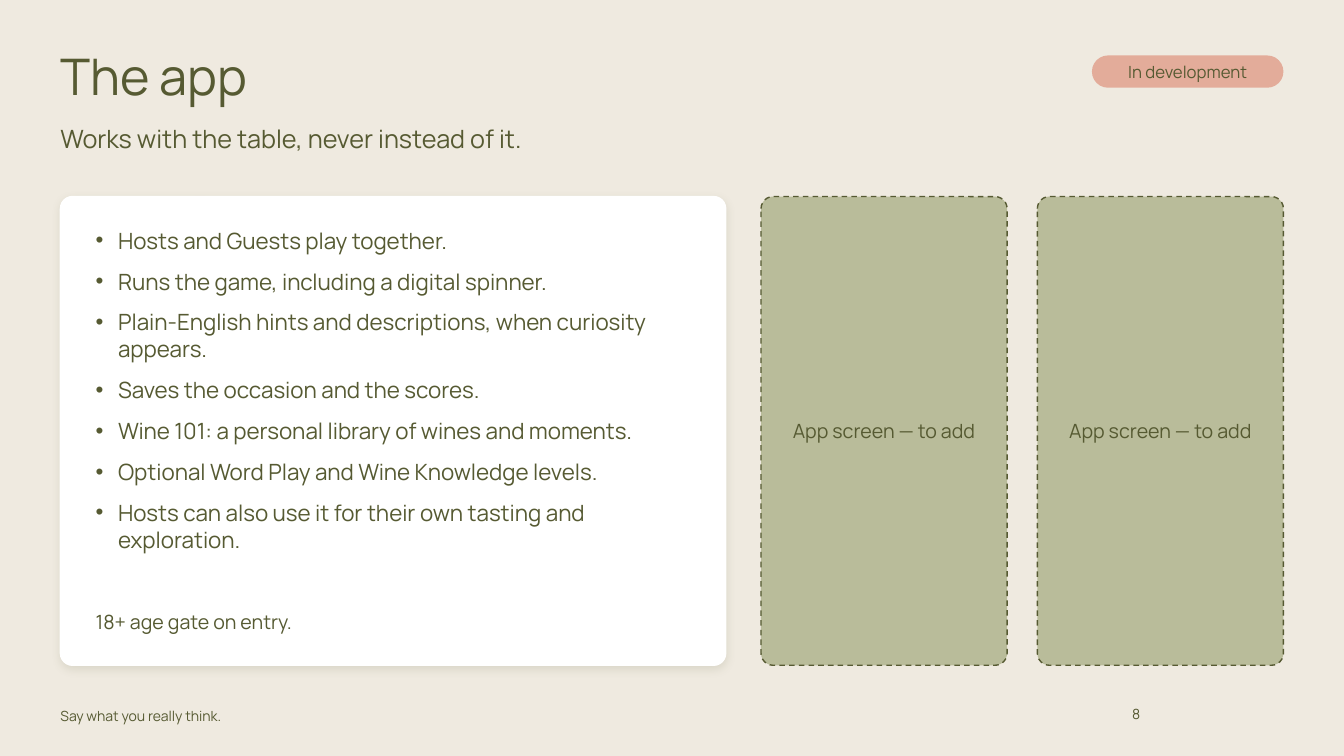
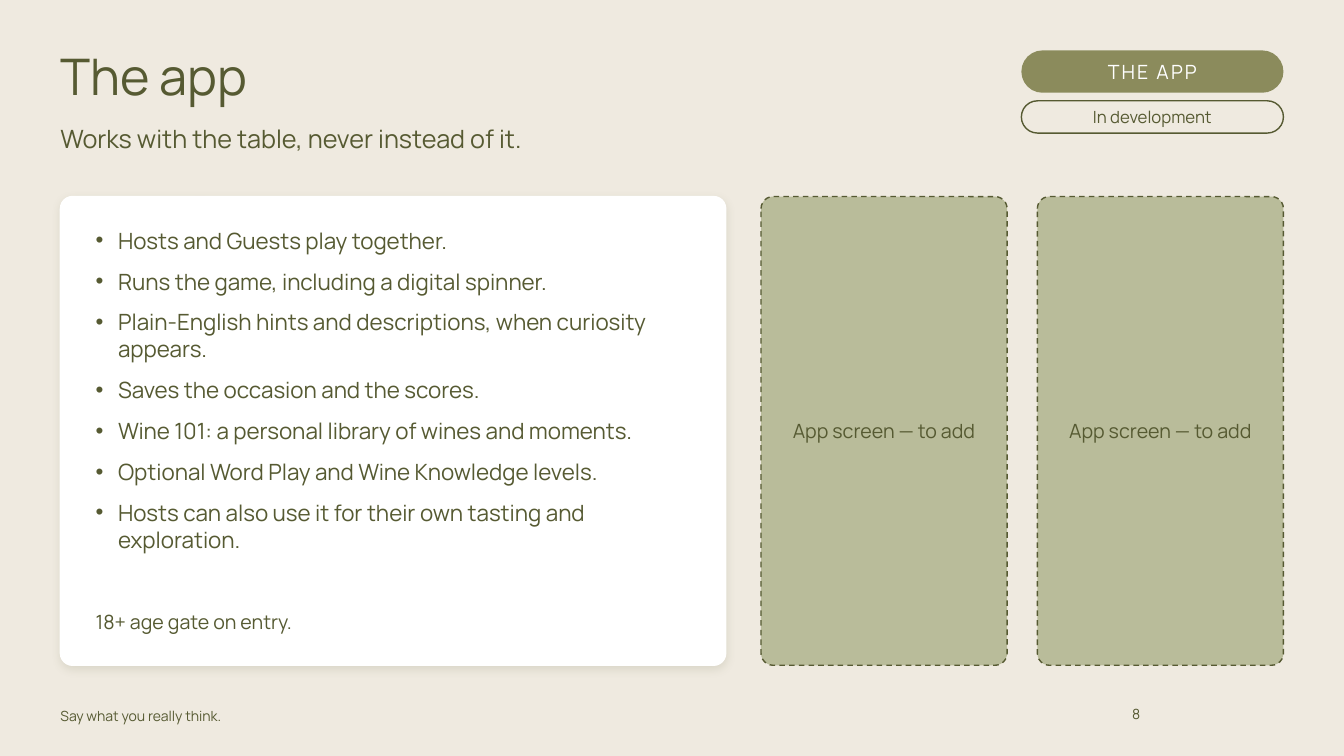
Before and after one commit to carrie147/entre-amis-brand-agent, a slide deck: slide 8 of decks/Entre Amis - core brand story - DRAFT.pptx. Drawn at 1344x756 pixels with LibreOffice and Linux fonts; fonts in the diff are those of the drawing; background and template pictures are left out. Boxes give left, top, right and bottom in pixels: in the first picture for what was removed or moved away, otherwise in the second. Text is boxed around its words. In the diff, an @@ line names an element or a change of style, - is before the commit and + after.

```diff
--- a/decks/Entre Amis - core brand story - DRAFT.pptx
+++ b/decks/Entre Amis - core brand story - DRAFT.pptx
@@ rounded rectangle added at (x1=1021, y1=50, x2=1284, y2=93), fill #8B8B5C, 14 pt, text #FFFFFF @@
+THE APP
@@ rounded rectangle "In development" resized from (x1=1092, y1=55, x2=1284, y2=88) to (x1=1021, y1=101, x2=1284, y2=133) @@
@@ rounded rectangle "In development" at (x1=1021, y1=101, x2=1284, y2=133): fill #E3AC9A to #EFEAE0; outline none to #565A32 1 pt @@
```
Also in this commit, not shown: 12 other slides changed, 3 other files.
